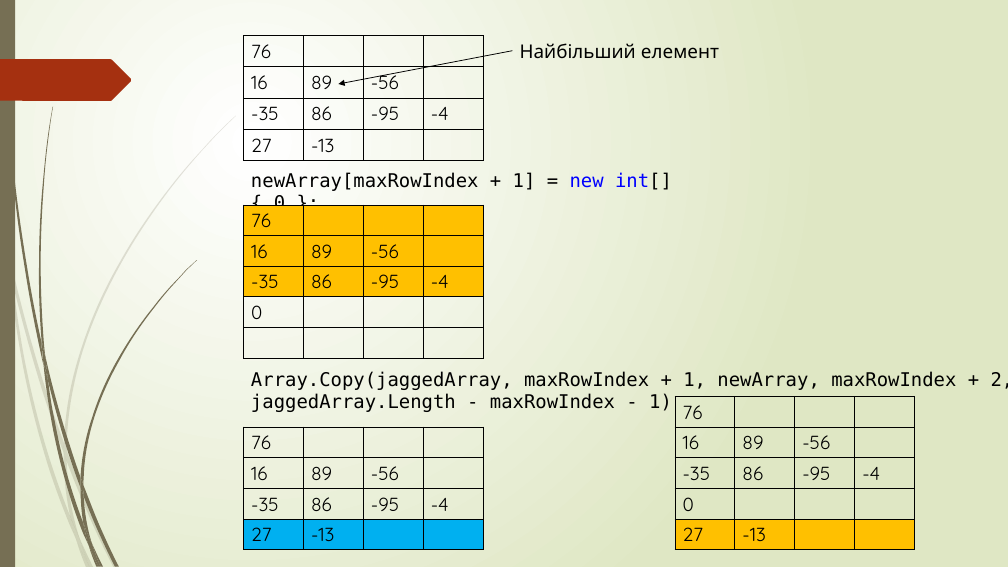
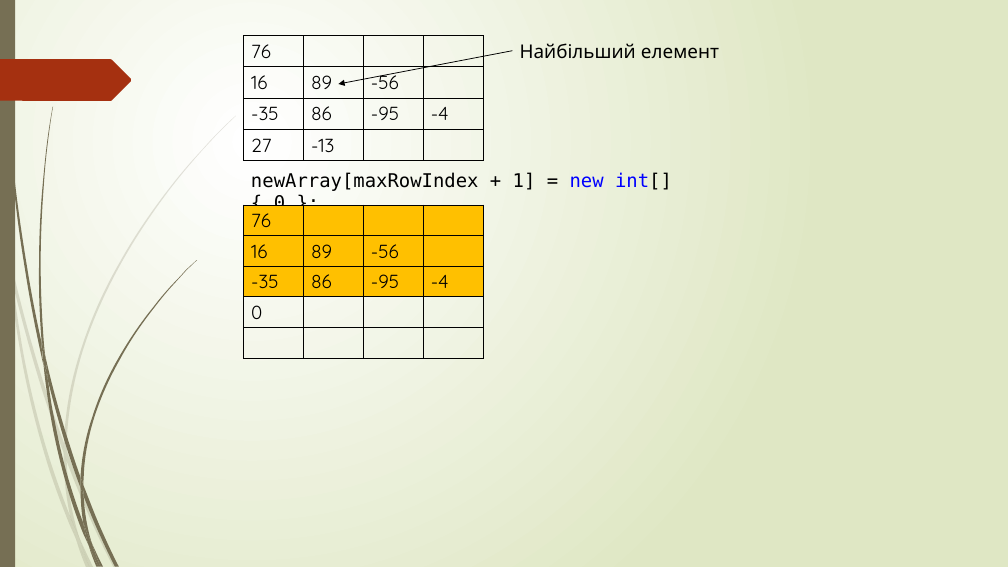
Before and after one commit to SaltRoBias/Laba-3, a slide deck: slide 10 of Діаграмма посилань.pptx (slide 9 before the commit). Drawn at 1008x567 pixels with LibreOffice and Linux fonts; fonts in the diff are those of the drawing. Boxes give left, top, right and bottom in pixels: in the first picture for what was removed or moved away, otherwise in the second. Text is boxed around its words. In the diff, an @@ line names an element or a change of style, - is before the commit and + after.

```diff
--- a/Діаграмма посилань.pptx
+++ b/Діаграмма посилань.pptx
@@ text removed at box(251, 371, 1008, 412) @@
-Array.Copy(jaggedArray, maxRowIndex + 1, newArray, maxRowIndex + 2, jaggedArray.Length - maxRowIndex - 1)
@@ table removed at box(675, 396, 914, 550), 5 rows, 4 columns @@
-76 |  |  | 
-16 | 89 | -56 | 
--35 | 86 | -95 | -4
-0 |  |  | 
-27 | -13 |  | 
@@ table removed at box(243, 427, 482, 550), 4 rows, 4 columns @@
-76 |  |  | 
-16 | 89 | -56 | 
--35 | 86 | -95 | -4
-27 | -13 |  | 
```
Also in this commit, not shown: 2 other slides changed, 3 slides added, 7 other files.
